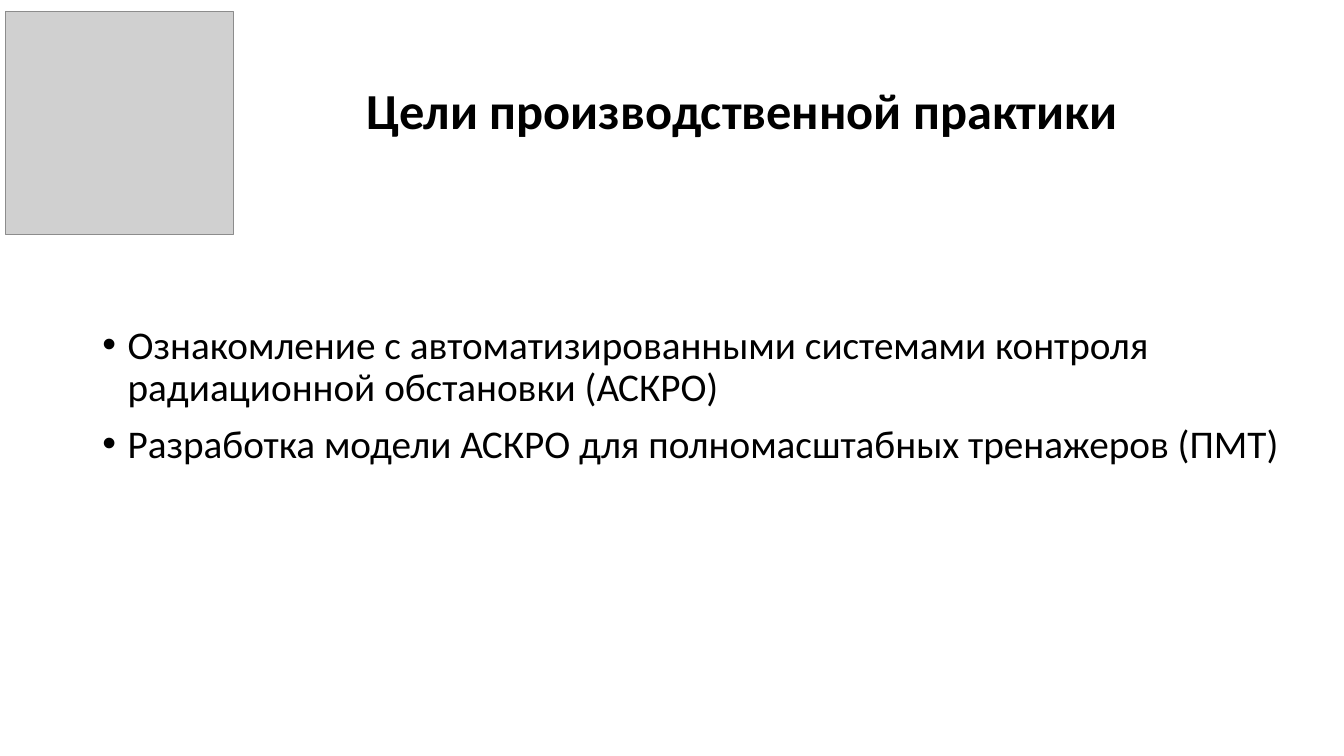
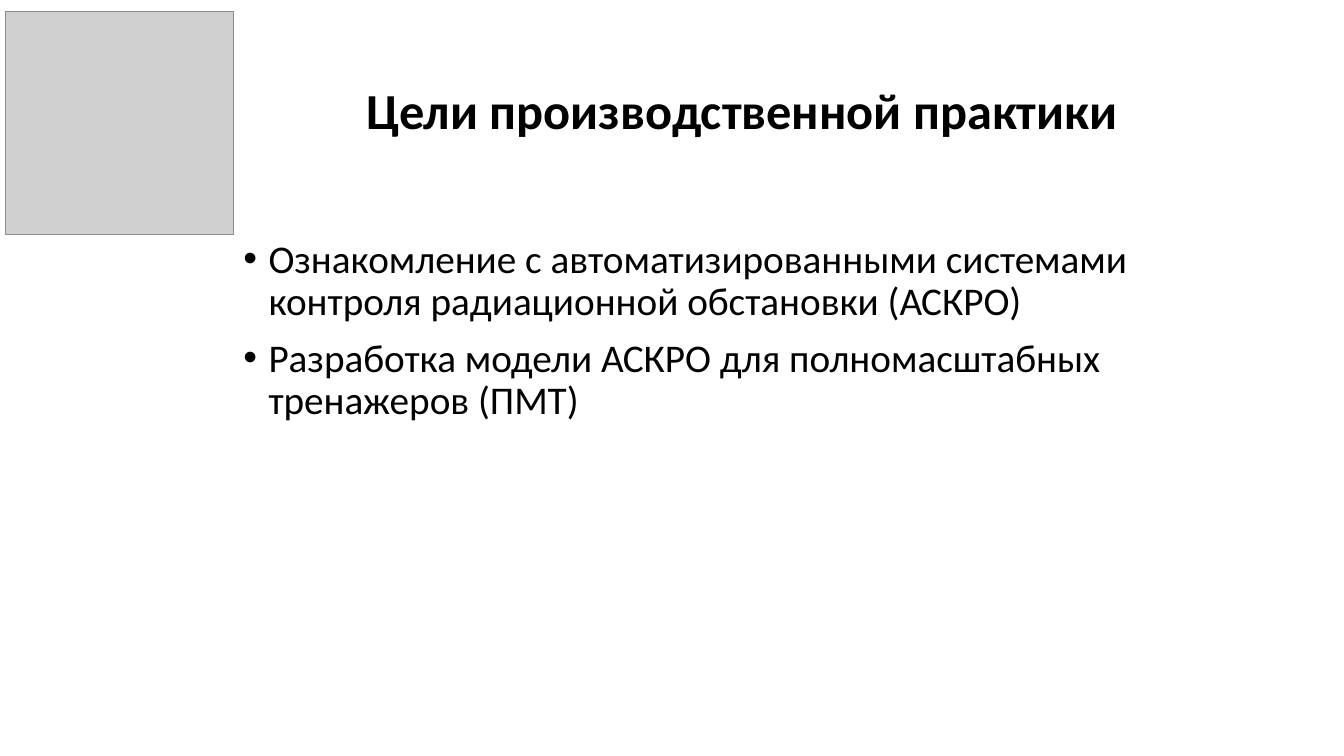
Before and after one commit to GolovPavel/diploma_golov, a slide deck: slide 2 of practice/presentation/practice.pptx. Drawn at 1344x756 pixels with LibreOffice and Linux fonts; fonts in the diff are those of the drawing; grey boxes stand for pictures. Boxes give left, top, right and bottom in pixels: in the first picture for what was removed or moved away, otherwise in the second. Text is boxed around its words. In the diff, an @@ line names an element or a change of style, - is before the commit and + after.

```diff
--- a/practice/presentation/practice.pptx
+++ b/practice/presentation/practice.pptx
@@ text "Ознакомление с автоматизированными системами контроля ..." rewrapped from box(128, 333, 1279, 465) to box(269, 247, 1127, 421) @@
```
Also in this commit, not shown: 1 other slide changed, 5 slides added, 2 other files.
